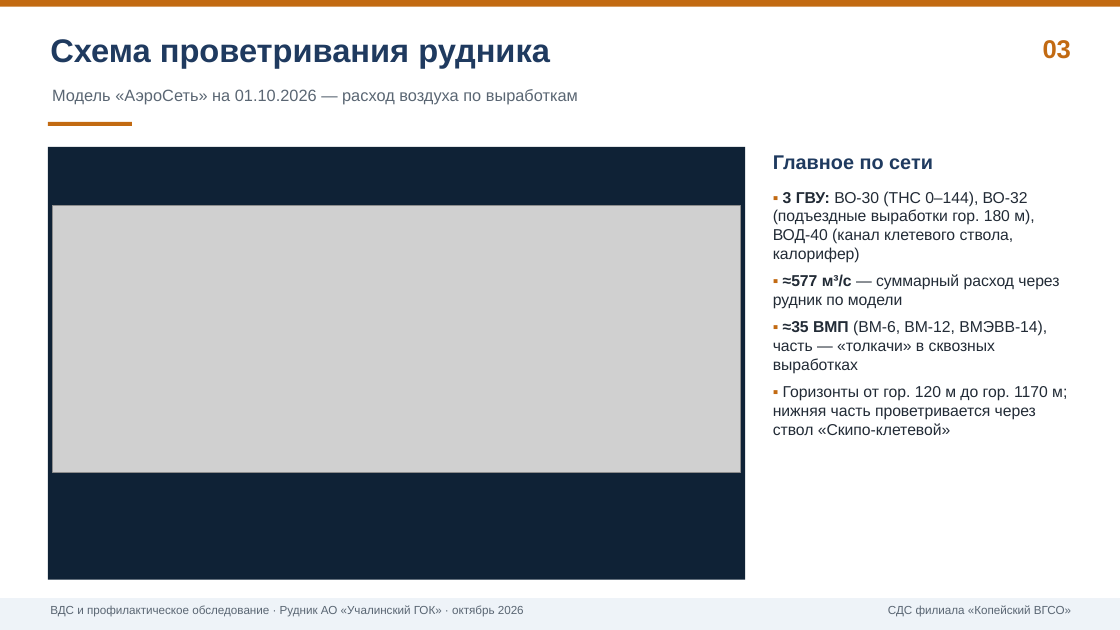
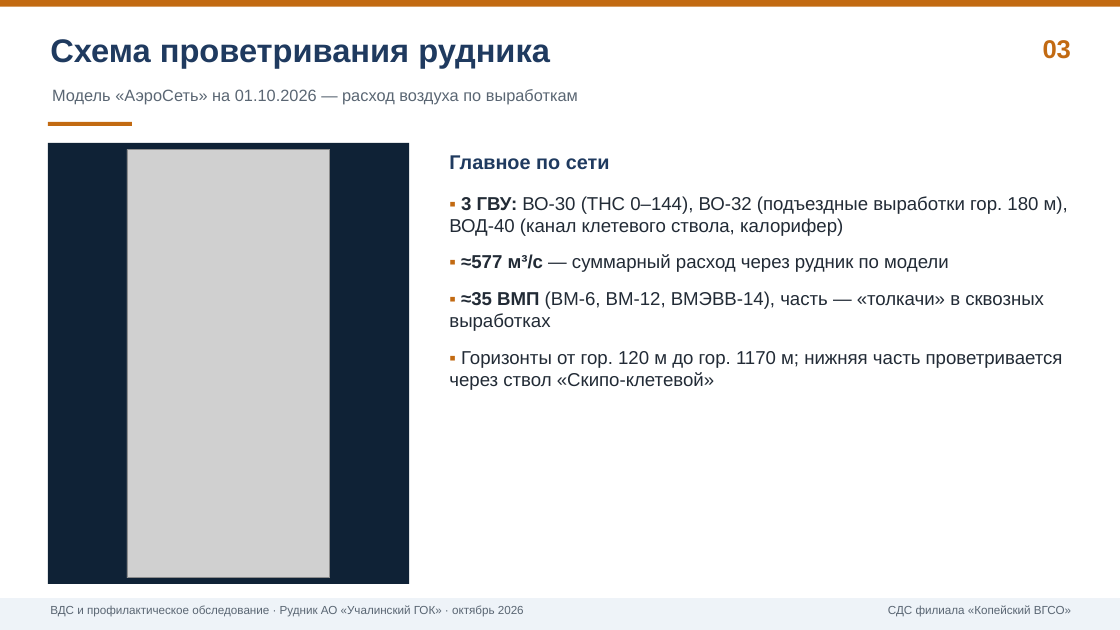
Before and after one commit to pvsistema/ventilation-system-design, a slide deck: slide 3 of docs/private/ВДС-УГОК-презентация-2026-10.pptx. Drawn at 1120x630 pixels with LibreOffice and Linux fonts; fonts in the diff are those of the drawing; grey boxes stand for pictures. Boxes give left, top, right and bottom in pixels: in the first picture for what was removed or moved away, otherwise in the second. Text is boxed around its words. In the diff, an @@ line names an element or a change of style, - is before the commit and + after.

```diff
--- a/docs/private/ВДС-УГОК-презентация-2026-10.pptx
+++ b/docs/private/ВДС-УГОК-презентация-2026-10.pptx
@@ rectangle: place and size @@
-rectangle at <box>48,147,745,580</box>
+rectangle at <box>48,143,409,584</box>
@@ text "Главное по сети": place and size @@
-text "Главное по сети" at <box>773,155,933,170</box>
+text "Главное по сети" at <box>449,155,610,170</box>
@@ picture added at <box>127,150,330,578</box> @@
@@ picture removed at <box>52,206,741,472</box> @@
@@ text "▪ 3 ГВУ: ВО-30 (ТНС ...": place and size @@
-text "▪ 3 ГВУ: ВО-30 (ТНС ..." at <box>773,191,1067,435</box>
+text "▪ 3 ГВУ: ВО-30 (ТНС ..." at <box>449,196,1068,390</box>
@@ text "▪ 3 ГВУ: ВО-30 (ТНС ..." at <box>449,196,1068,390</box>: size 13.5 to 16 pt; more space between paragraphs @@
```
Also in this commit, not shown: 1 other slide changed, 1 other file.
